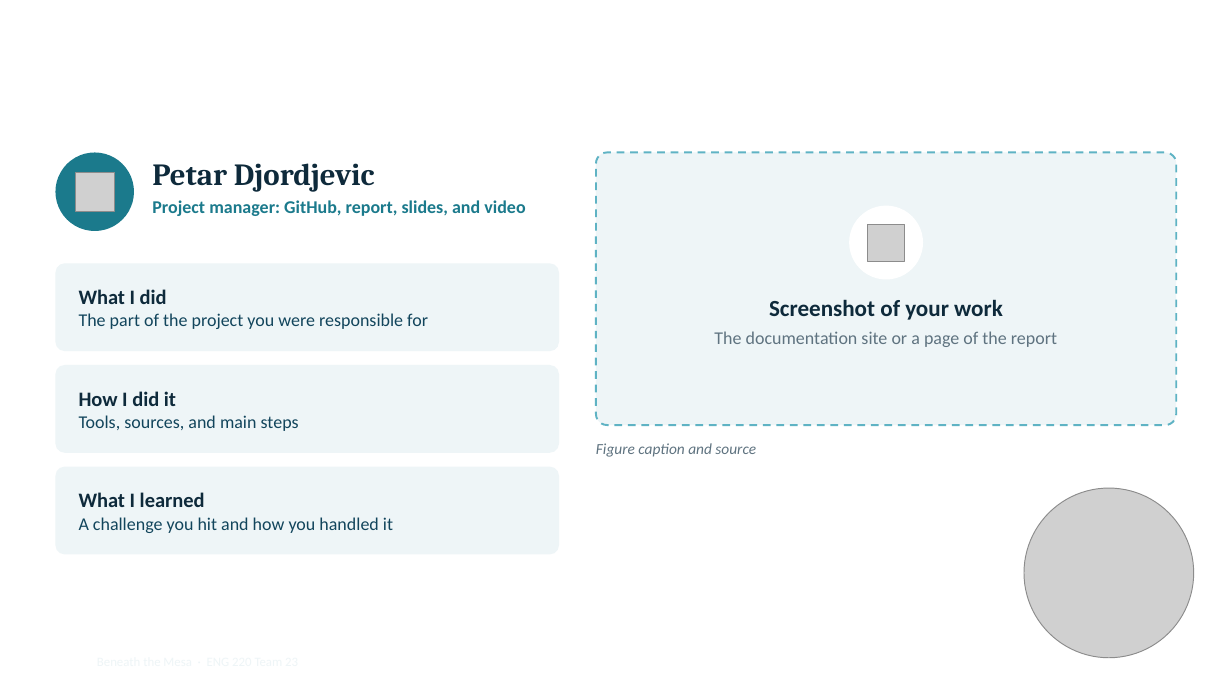
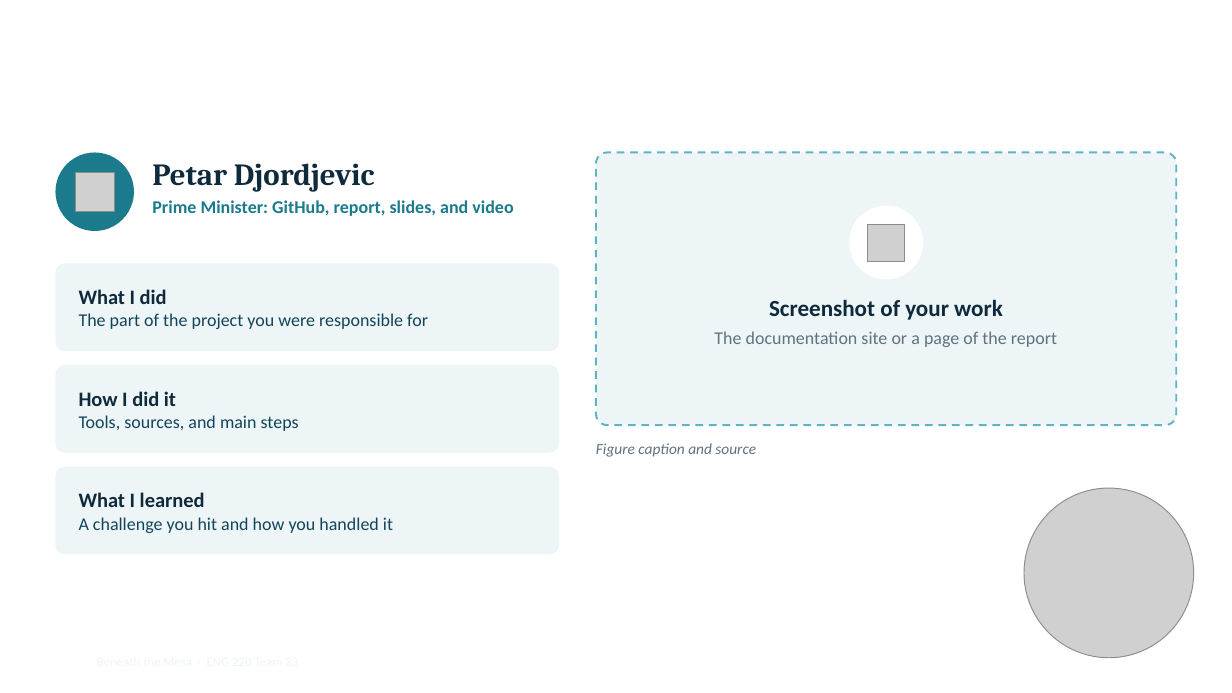
Before and after one commit to myousef-1/eng_220_aquifer_project, a slide deck: slide 12 of docs/files/beneath_the_mesa_slides.pptx. Drawn at 1232x693 pixels with LibreOffice and Linux fonts; fonts in the diff are those of the drawing; grey boxes stand for pictures; background and template pictures are left out. Boxes give left, top, right and bottom in pixels: in the first picture for what was removed or moved away, otherwise in the second. Text is boxed around its words. In the diff, an @@ line names an element or a change of style, - is before the commit and + after.

Commit message:
Update slides

```diff
--- a/docs/files/beneath_the_mesa_slides.pptx
+++ b/docs/files/beneath_the_mesa_slides.pptx
@@ text at [152,200,513,216]: text changed @@
-Project manager: GitHub, report, slides, and video
+Prime Minister: GitHub, report, slides, and video
```
Also in this commit, not shown: 1 other slide changed, 1 other file.
